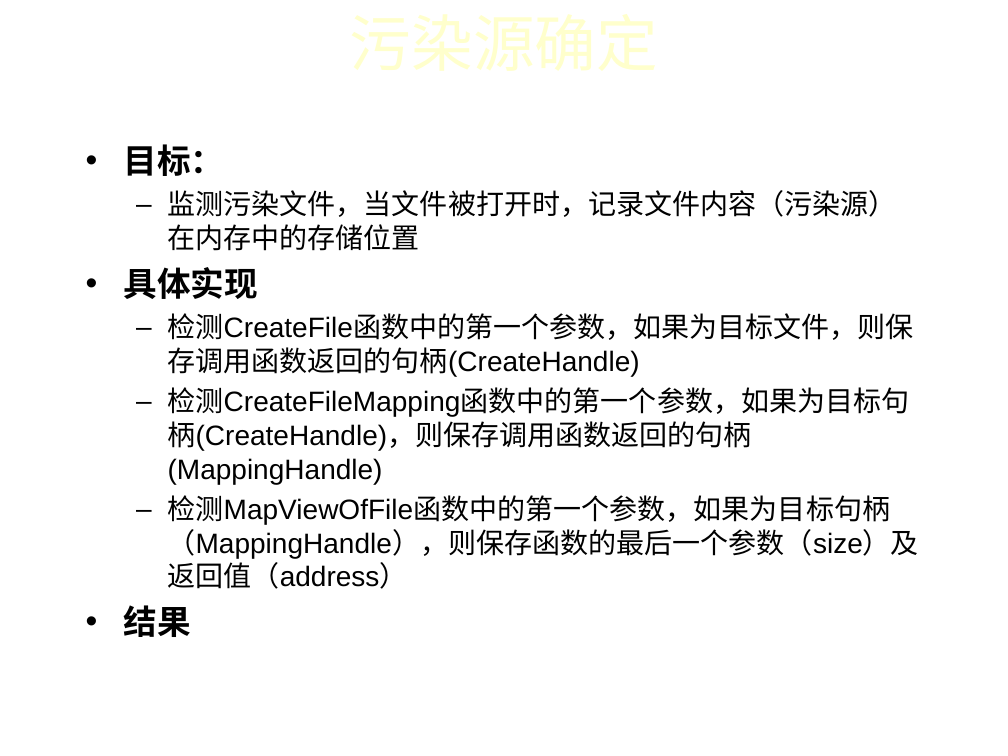
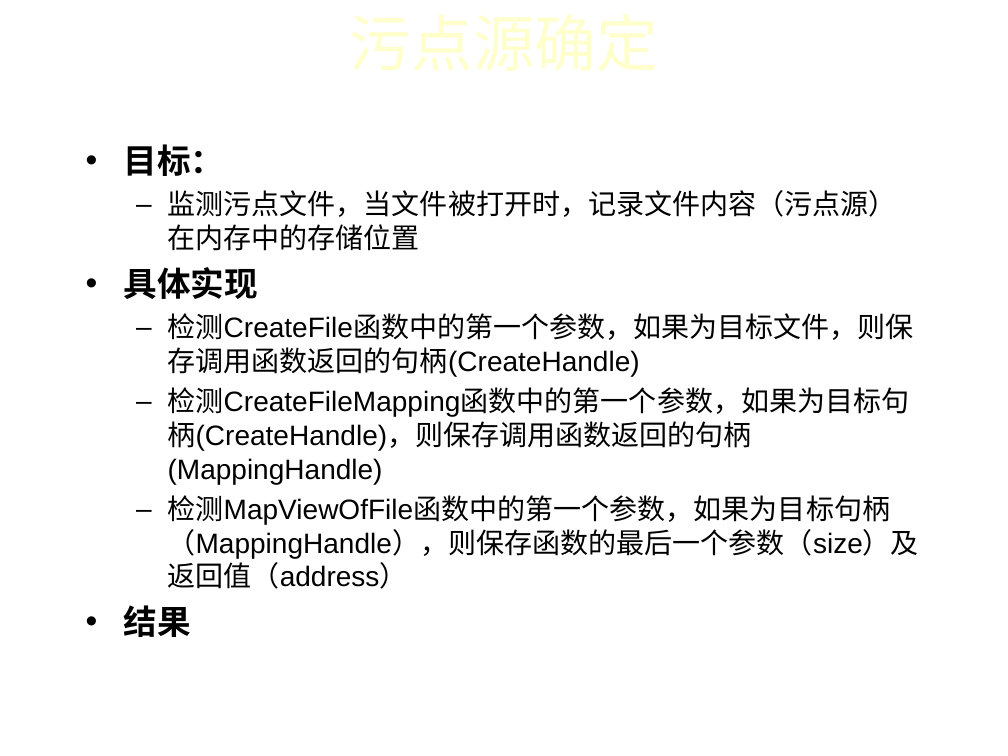
Before and after one commit to iidx/devilheart, a slide deck: slide 10 of doc/TaintAnalysis.ppt (slide 9 before the commit). Drawn at 1008x756 pixels with LibreOffice and Linux fonts; fonts in the diff are those of the drawing; background and template pictures are left out. Boxes give left, top, right and bottom in pixels: in the first picture for what was removed or moved away, otherwise in the second. Text is boxed around its words. In the diff, an @@ line names an element or a change of style, - is before the commit and + after.

```diff
--- a/doc/TaintAnalysis.ppt
+++ b/doc/TaintAnalysis.ppt
@@ title at (x1=50, y1=0, x2=958, y2=84): text changed @@
-污染源确定
+污点源确定
@@ text at (x1=168, y1=190, x2=897, y2=251): text changed @@
-  – 监测污染文件，当文件被打开时，记录文件内容（污染源）在内存中的存储位置
+  – 监测污点文件，当文件被打开时，记录文件内容（污点源）在内存中的存储位置
```
Also in this commit, not shown: 6 other slides changed, 1 slide added.
